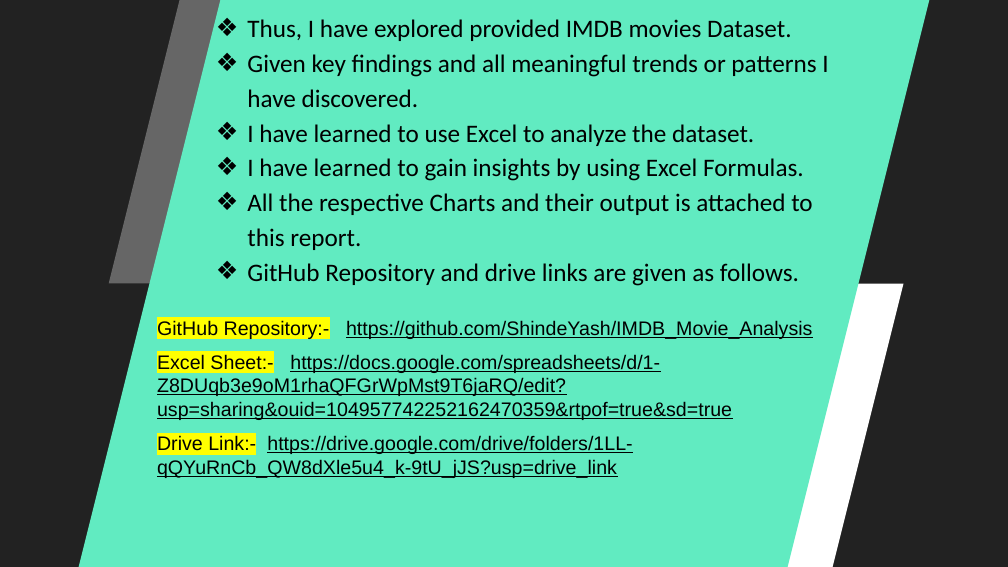
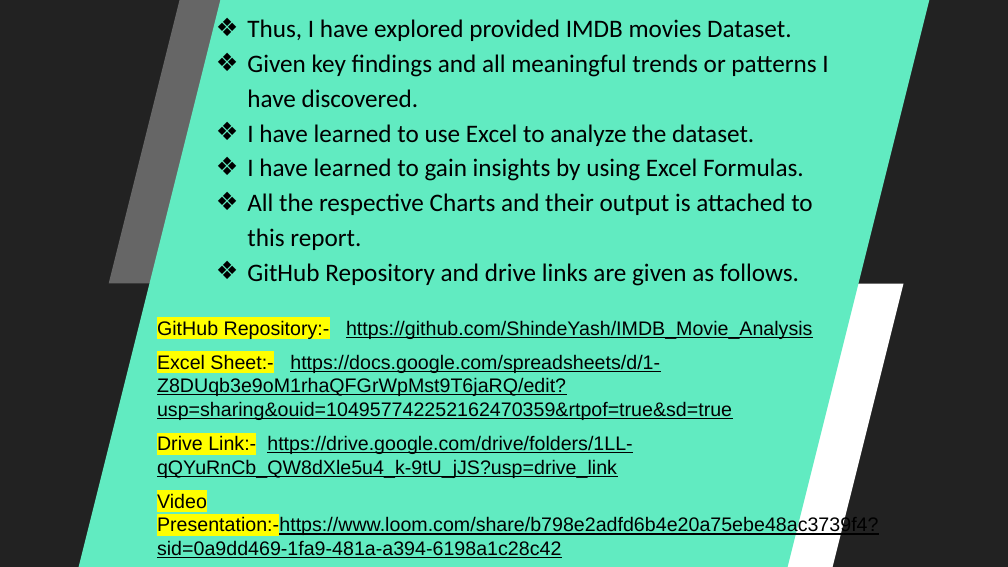
Before and after one commit to ShindeYash/IMDB_Movie_Analysis, a slide deck: slide 23 of IMDB_Movies_Analysis_Report.pptx. Drawn at 1008x567 pixels with LibreOffice and Linux fonts; fonts in the diff are those of the drawing. Boxes give left, top, right and bottom in pixels: in the first picture for what was removed or moved away, otherwise in the second. Text is boxed around its words. In the diff, an @@ line names an element or a change of style, - is before the commit and + after.

```diff
--- a/IMDB_Movies_Analysis_Report.pptx
+++ b/IMDB_Movies_Analysis_Report.pptx
@@ text added at (x1=157, y1=493, x2=878, y2=558), 14 pt, text #000000, underline @@
+Video Presentation:-https://www.loom.com/share/b798e2adfd6b4e20a75ebe48ac3739f4?sid=0a9dd469-1fa9-481a-a394-6198a1c28c42
```
Also in this commit, not shown: 1 other slide changed, 1 other file.
